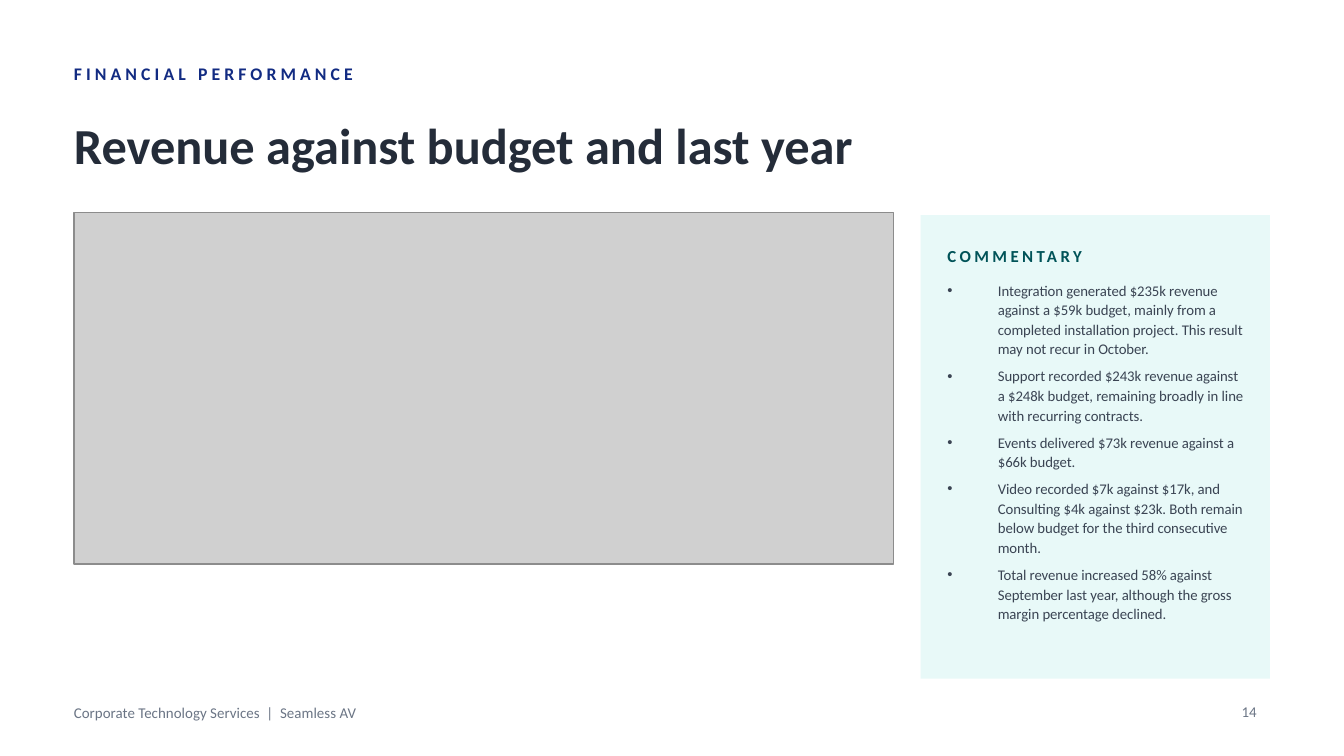
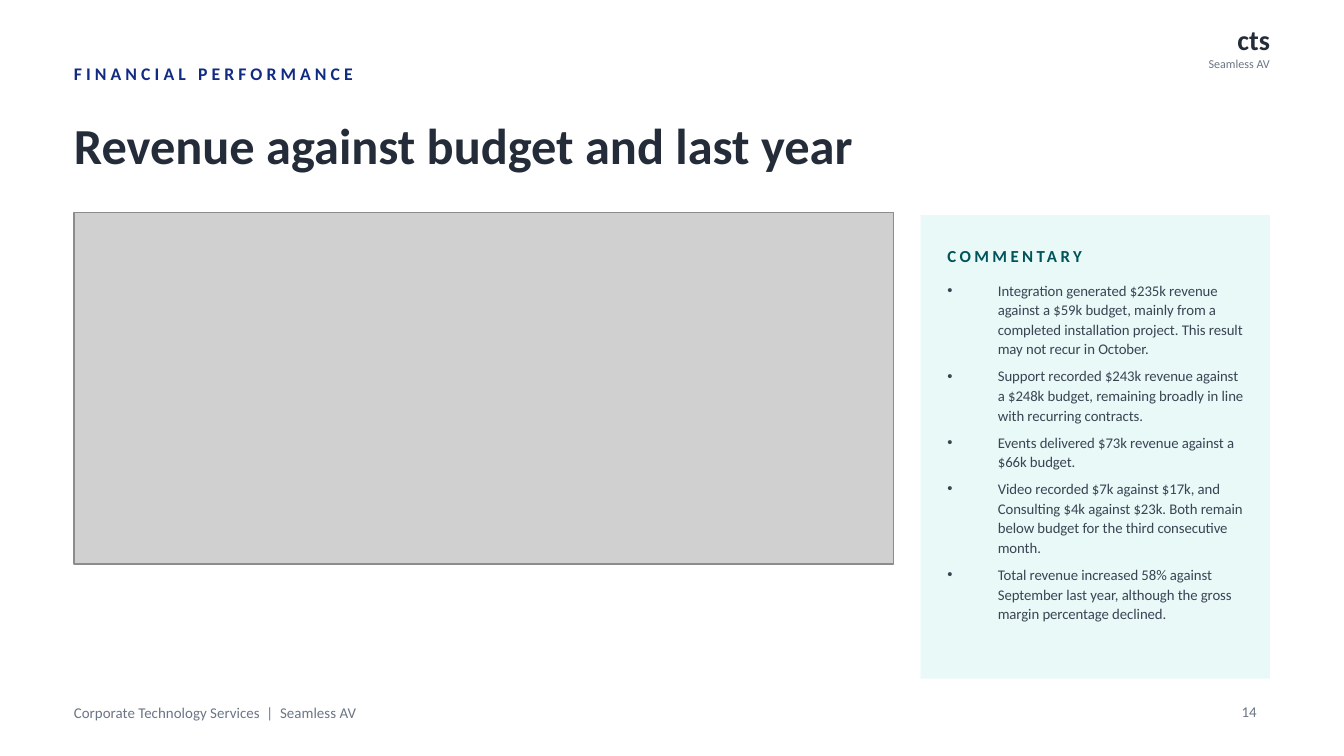
Before and after one commit to WesleyNelson-O33/Claude, a slide deck: slide 14 of deck/CTS Monthly Business Review - 30092026.pptx. Drawn at 1344x756 pixels with LibreOffice and Linux fonts; fonts in the diff are those of the drawing; grey boxes stand for pictures. Boxes give left, top, right and bottom in pixels: in the first picture for what was removed or moved away, otherwise in the second. Text is boxed around its words. In the diff, an @@ line names an element or a change of style, - is before the commit and + after.

```diff
--- a/deck/CTS Monthly Business Review - 30092026.pptx
+++ b/deck/CTS Monthly Business Review - 30092026.pptx
@@ text added at (1237, 32, 1270, 50), 15 pt, text #242C39, bold @@
+cts
@@ text added at (1209, 60, 1270, 68), 6.5 pt, text #6B7585 @@
+Seamless AV
```
Also in this commit, not shown: 23 other slides changed, 1 other file.
